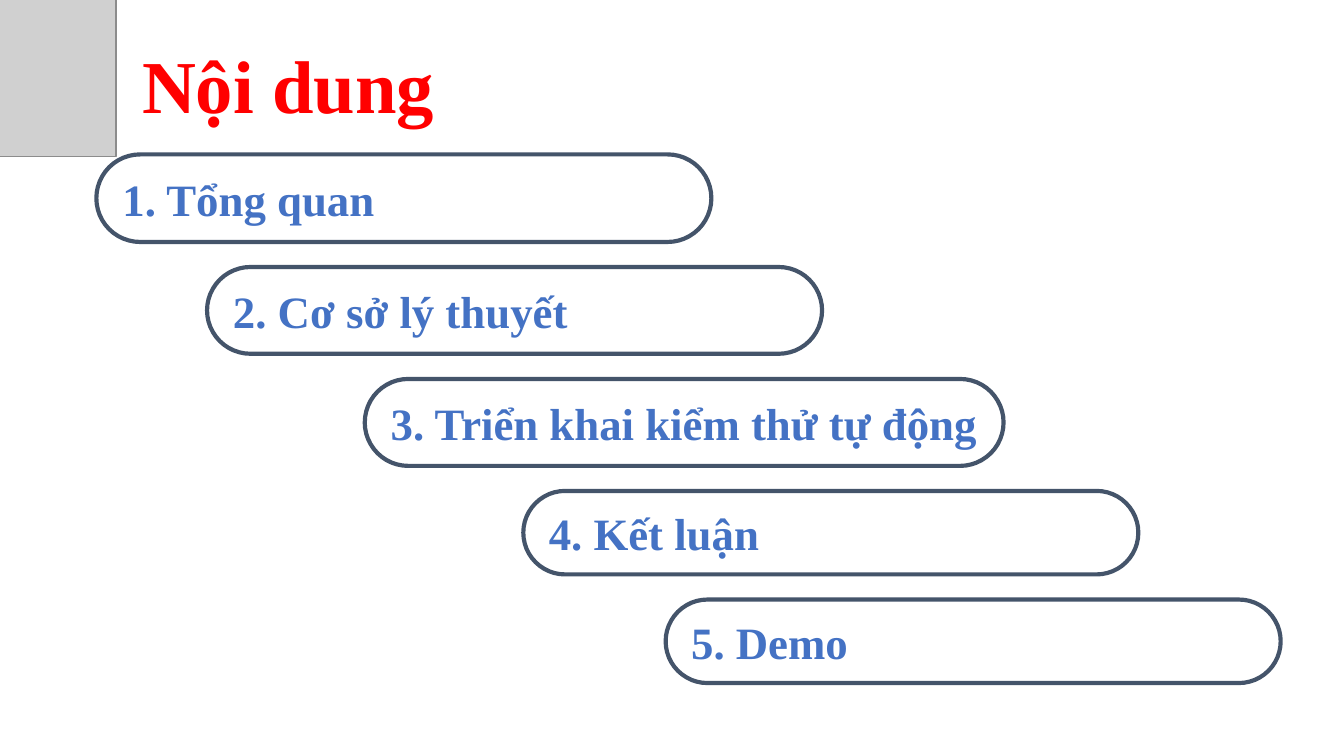
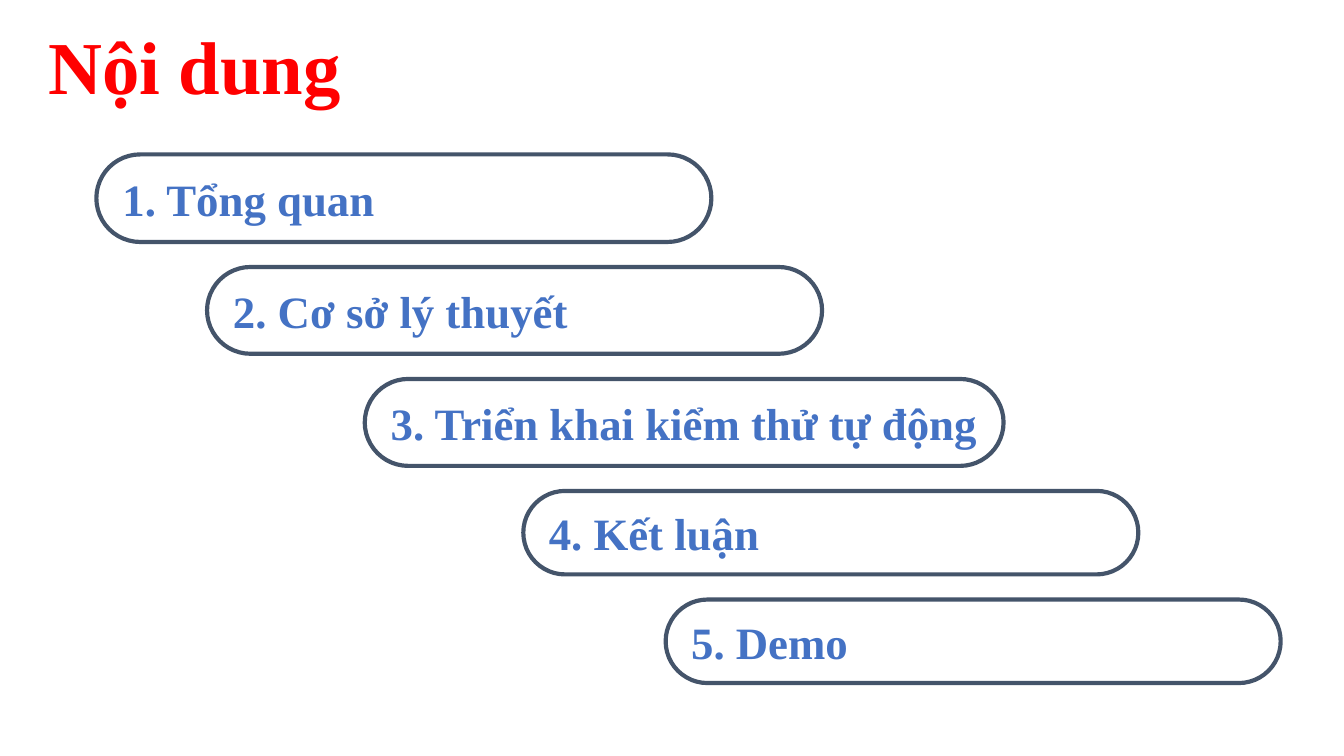
Before and after one commit to doanhuongly120620/DATN, a slide deck: slide 2 of Đồ án tốt nghiệp.pptx. Drawn at 1344x756 pixels with LibreOffice and Linux fonts; fonts in the diff are those of the drawing; grey boxes stand for pictures; background and template pictures are left out. Boxes give left, top, right and bottom in pixels: in the first picture for what was removed or moved away, otherwise in the second. Text is boxed around its words. In the diff, an @@ line names an element or a change of style, - is before the commit and + after.

Commit message:
delete

```diff
--- a/Đồ án tốt nghiệp.pptx
+++ b/Đồ án tốt nghiệp.pptx
@@ picture removed at <box>0,0,116,157</box> @@
@@ title "Nội dung": place and size @@
-title "Nội dung" at <box>142,60,434,128</box>
+title "Nội dung" at <box>48,41,341,109</box>
```
